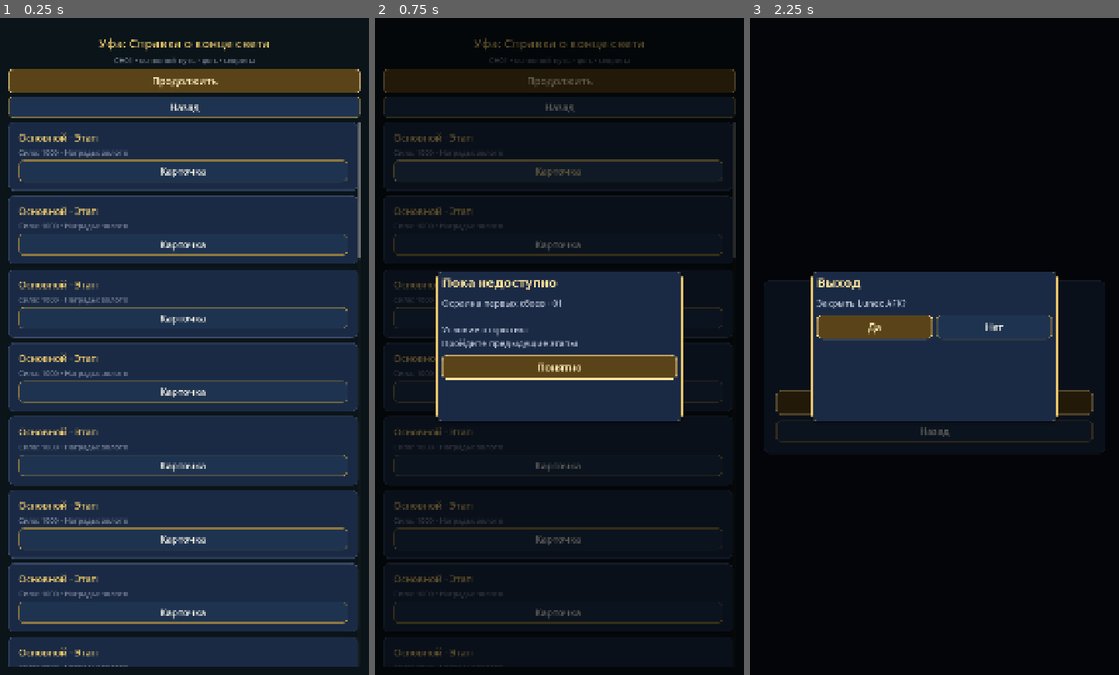
Above: before the commit, frames 1-3 (left to right).
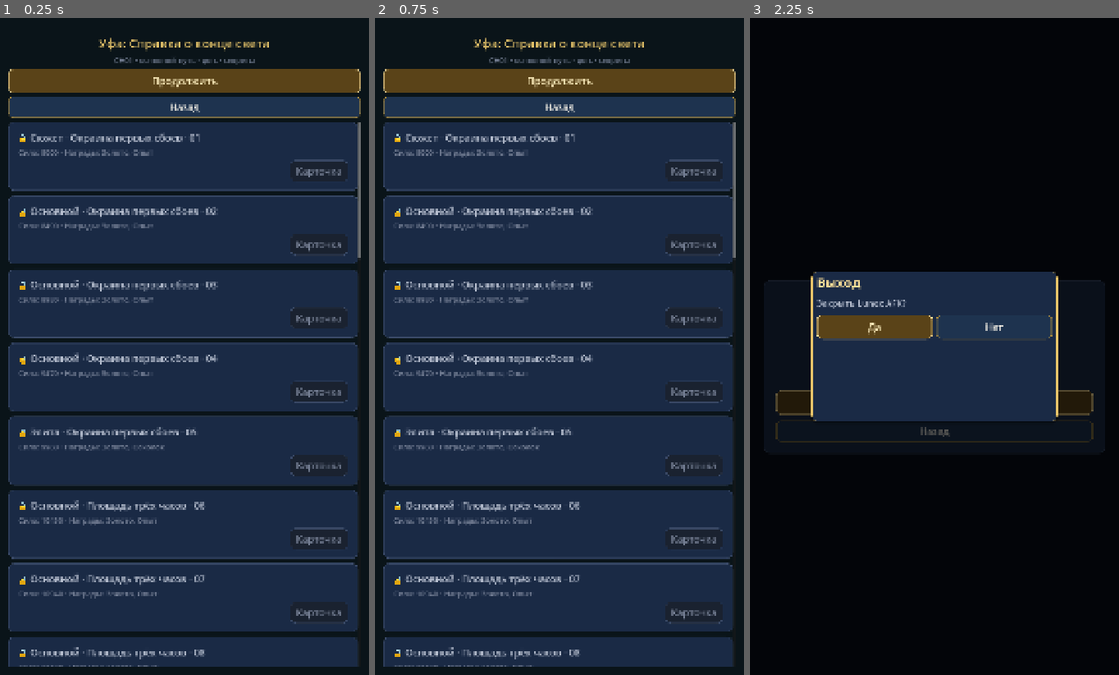
Above: after the commit, the same moments.

Repository: maillunex-lang/number5
Game: Godot game, scene res://scenes/map/chapter_map.tscn
The game is run twice, just before and just after one commit, with the same random seed, the same clock (stepped at 60 frames per second) and the same inputs. This scene is started directly instead of the project's main scene.
Inputs (mouse positions are in pixels of both pictures, inside the frame that each line leads up to):
- Up to frame 1 (0.25 s): no input
- Up to frame 2 (0.75 s): click (559, 169) at 0.5 s, where only the run before the commit has a clickable "Карточка"
- Up to frame 3 (2.25 s): click (934, 366) at 1.25 s, where only the run before the commit has a clickable "Понятно"; click "Продолжить" at 2 s

The runs differ from the first frame. In frame 1, 9.5% of the frame differs, in the area x 4-95%, y 17-99%; in frame 2, 69%, in the area x 2-98%, y 3-99%; in frame 3, nothing differs.

Commit message:
Fix MAP-01 stage list bind, squad power, and scroll
StageListItem applied data before enter-tree so rows kept placeholders;
server heroes forced power=0; full-width Card button ate touch drags.

Co-authored-by: maillunex-lang <maillunex-lang@users.noreply.github.com>

Diff:
--- a/scenes/map/chapter_map.gd
+++ b/scenes/map/chapter_map.gd
@@ -27,7 +27,8 @@
 
 func _rebuild() -> void:
 	for c in _list.get_children():
-		c.queue_free()
+		_list.remove_child(c)
+		c.free()
 	var region := str(_payload.get("region_id", DemoData.campaign_progress.get("chapter_id", "CH01")))
 	var stages: Array = DemoData.campaign_progress["stages"]
 	var item_scene: PackedScene = load(STAGE_ITEM)
@@ -37,12 +38,11 @@
 		if cid != "" and cid != region and not str(s.get("id", "")).begins_with(region):
 			continue
 		var item: StageListItem = item_scene.instantiate()
-		item.set_stage(s)
-		var sid: String = str(s.id)
-		var state: String = str(s.state)
+		var sid: String = str(s.get("id", ""))
+		var state: String = str(s.get("state", "locked"))
 		item.open_pressed.connect(func(id):
 			if state == "locked":
-				ModalManager.push_locked(str(s.name), str(s.get("reveal_hint", "Пройдите предыдущие этапы")))
+				ModalManager.push_locked(str(s.get("name", "")), str(s.get("reveal_hint", "Пройдите предыдущие этапы")))
 				return
 			ScreenRouter.go("MAP-02", {"stage_id": id if id != "" else sid})
 		)
@@ -50,6 +50,7 @@
 			ScreenRouter.go("MAP-02", {"stage_id": id if id != "" else sid})
 		)
 		_list.add_child(item)
+		item.set_stage(s)
 
 func _continue() -> void:
 	var cur: String = DemoData.campaign_progress["current_stage"]
--- a/scenes/ui/components/stage_list_item.tscn
+++ b/scenes/ui/components/stage_list_item.tscn
@@ -43,17 +43,22 @@
 layout_mode = 2
 theme_override_constants/separation = 10
 
-[node name="OpenBtn" type="Button" parent="Pad/Col/Row"]
-custom_minimum_size = Vector2(0, 52)
+[node name="DragPad" type="Control" parent="Pad/Col/Row"]
 layout_mode = 2
 size_flags_horizontal = 3
+mouse_filter = 2
+
+[node name="OpenBtn" type="Button" parent="Pad/Col/Row"]
+custom_minimum_size = Vector2(168, 52)
+layout_mode = 2
+size_flags_horizontal = 0
 theme_type_variation = &"GameButton"
 text = "Карточка"
 
 [node name="FightBtn" type="Button" parent="Pad/Col/Row"]
 visible = false
-custom_minimum_size = Vector2(0, 52)
+custom_minimum_size = Vector2(140, 52)
 layout_mode = 2
-size_flags_horizontal = 3
+size_flags_horizontal = 0
 theme_type_variation = &"GoldButton"
 text = "В бой"
--- a/scripts/autoload/demo_data.gd
+++ b/scripts/autoload/demo_data.gd
@@ -47,26 +47,20 @@
 	var catalog: Dictionary = {}
 	for raw in ContentPackageLoader.heroes_pack.get("heroes", []):
 		catalog[str(raw.get("id", ""))] = raw
-	_load_heroes()
-	var templates: Dictionary = {}
-	for h in heroes:
-		templates[str(h["id"])] = h
 	heroes.clear()
 	for owned in collection.get("heroes", []):
 		var hid := str(owned.get("hero_id", ""))
-		if not templates.has(hid):
-			continue
-		var h: Dictionary = templates[hid].duplicate(true)
-		h["level"] = int(owned.get("level", 1))
-		h["stars"] = int(owned.get("stars", 1))
-		h["power"] = 0 # no server-authoritative power stat yet
-		heroes.append(h)
+		if not catalog.has(hid):
+			continue
+		var level := int(owned.get("level", 1))
+		var stars := int(owned.get("stars", 1))
+		heroes.append(_build_hero(catalog[hid], level, stars))
 	selected_hero_id = str(heroes[0]["id"]) if not heroes.is_empty() else ""
 	var raw_slots: Array = formation.get("slots", [])
 	squad_slots = ["", "", "", "", ""]
 	for i in range(mini(5, raw_slots.size())):
 		var hid := str(raw_slots[i])
-		if templates.has(hid) and get_hero(hid) != {}:
+		if catalog.has(hid) and get_hero(hid) != {}:
 			squad_slots[i] = hid
 	_load_campaign()
 	campaign_progress["current_stage"] = str(progress.get("current_stage", ""))
@@ -111,42 +105,55 @@
 	var raw: Array = ContentPackageLoader.heroes_pack.get("heroes", [])
 	for item in raw:
 		var h: Dictionary = item
-		var level := int(h.get("level", 1))
-		var stars := int(h.get("stars", 1))
-		var tint := Color(str(h.get("tint", "#888888")))
-		var base: Dictionary = h.get("base_stats", {})
-		var hp := int(base.get("hp", 1000 + level * 80 + stars * 200))
-		var atk := int(base.get("atk", 120 + level * 12 + stars * 30))
-		var defense := int(base.get("def", 80 + level * 8))
-		# Масштаб L1 → текущий уровень (формулы канона, предварительные).
-		if base.has("hp"):
-			hp = int(round(float(base["hp"]) * (1.0 + 0.075 * float(level - 1))))
-			atk = int(round(float(base["atk"]) * (1.0 + 0.060 * float(level - 1))))
-			defense = int(round(float(base["def"]) * (1.0 + 0.055 * float(level - 1))))
-		heroes.append({
-			"id": str(h.get("id", "")),
-			"name": str(h.get("name", "")),
-			"class": str(h.get("class", "")),
-			"role": str(h.get("role", "")),
-			"faction": str(h.get("faction", "")),
-			"faction_id": str(h.get("faction_id", "")),
-			"rarity": str(h.get("rarity", "common")),
-			"tint": tint,
-			"level": level,
-			"stars": stars,
-			"power": int(h.get("power", 1000)),
-			"hp": hp,
-			"atk": atk,
-			"def": defense,
-			"spd": int(base.get("spd", 80)),
-			"energy": int(base.get("energy", 0)),
-			"favorite": bool(h.get("favorite", false)),
-			"skills": h.get("skills", []),
-			"quote": str(h.get("quote", "")),
-			"personality": str(h.get("personality", "")),
-			"equip": {"weapon": "", "armor": "", "acc": ""},
-		})
-
+		heroes.append(_build_hero(h, int(h.get("level", 1)), int(h.get("stars", 1))))
+
+func _build_hero(raw: Dictionary, level: int, stars: int) -> Dictionary:
+	var tint := Color(str(raw.get("tint", "#888888")))
+	var base: Dictionary = raw.get("base_stats", {})
+	var hp := int(base.get("hp", 1000 + level * 80 + stars * 200))
+	var atk := int(base.get("atk", 120 + level * 12 + stars * 30))
+	var defense := int(base.get("def", 80 + level * 8))
+	# Масштаб L1 → текущий уровень (формулы канона, предварительные).
+	if base.has("hp"):
+		hp = int(round(float(base["hp"]) * (1.0 + 0.075 * float(level - 1))))
+		atk = int(round(float(base["atk"]) * (1.0 + 0.060 * float(level - 1))))
+		defense = int(round(float(base["def"]) * (1.0 + 0.055 * float(level - 1))))
+	var pkg_level := maxi(1, int(raw.get("level", 1)))
+	var pkg_stars := maxi(1, int(raw.get("stars", 1)))
+	var pkg_power := int(raw.get("power", 0))
+	var power := pkg_power
+	if pkg_power > 0:
+		# Клиентская оценка: сервер пока не отдаёт power.
+		power = maxi(1, int(round(
+			float(pkg_power)
+			* (1.0 + 0.05 * float(level - pkg_level))
+			* (1.0 + 0.04 * float(stars - pkg_stars))
+		)))
+	else:
+		power = int(hp / 10.0) + atk * 2 + defense
+	return {
+		"id": str(raw.get("id", "")),
+		"name": str(raw.get("name", "")),
+		"class": str(raw.get("class", "")),
+		"role": str(raw.get("role", "")),
+		"faction": str(raw.get("faction", "")),
+		"faction_id": str(raw.get("faction_id", "")),
+		"rarity": str(raw.get("rarity", "common")),
+		"tint": tint,
+		"level": level,
+		"stars": stars,
+		"power": power,
+		"hp": hp,
+		"atk": atk,
+		"def": defense,
+		"spd": int(base.get("spd", 80)),
+		"energy": int(base.get("energy", 0)),
+		"favorite": bool(raw.get("favorite", false)),
+		"skills": raw.get("skills", []),
+		"quote": str(raw.get("quote", "")),
+		"personality": str(raw.get("personality", "")),
+		"equip": {"weapon": "", "armor": "", "acc": ""},
+	}
 func _load_equipment() -> void:
 	equipment_pool.clear()
 	for e in ContentPackageLoader.heroes_pack.get("equipment", []):
--- a/scripts/ui/components/stage_list_item.gd
+++ b/scripts/ui/components/stage_list_item.gd
@@ -20,6 +20,7 @@
 
 var stage_id: String = ""
 var _locked: bool = false
+var _pending: Dictionary = {}
 
 @onready var _title: Label = $Pad/Col/Title
 @onready var _meta: Label = $Pad/Col/Meta
@@ -29,6 +30,17 @@
 
 func _ready() -> void:
 	theme_type_variation = &"GamePanel"
+	# Let ScrollContainer receive vertical drag on the row chrome; only buttons capture taps.
+	mouse_filter = Control.MOUSE_FILTER_IGNORE
+	var pad := get_node_or_null("Pad") as Control
+	if pad:
+		pad.mouse_filter = Control.MOUSE_FILTER_IGNORE
+	var col := get_node_or_null("Pad/Col") as Control
+	if col:
+		col.mouse_filter = Control.MOUSE_FILTER_IGNORE
+	var row := get_node_or_null("Pad/Col/Row") as Control
+	if row:
+		row.mouse_filter = Control.MOUSE_FILTER_IGNORE
 	if Engine.is_editor_hint():
 		if _title:
 			_title.text = title_text
@@ -39,12 +51,30 @@
 		_open.pressed.connect(_on_open)
 	if _fight and not _fight.pressed.is_connected(_on_fight):
 		_fight.pressed.connect(_on_fight)
+	if not _pending.is_empty():
+		_apply_stage(_pending)
+		_pending = {}
 
 func set_stage(data: Dictionary) -> void:
 	stage_id = str(data.get("id", ""))
+	if _title == null:
+		_pending = data.duplicate(true)
+		return
+	_apply_stage(data)
+
+func _apply_stage(data: Dictionary) -> void:
+	stage_id = str(data.get("id", ""))
 	var state: String = str(data.get("state", "locked"))
 	_locked = state == "locked"
-	var type_map := {"main": "Основной", "side": "Доп.", "secret": "Секрет"}
+	var type_map := {
+		"main": "Основной",
+		"story": "Сюжет",
+		"side": "Доп.",
+		"secret": "Секрет",
+		"elite": "Элита",
+		"boss": "Босс",
+		"final_boss": "Финал",
+	}
 	var type_key := str(data.get("type", "main"))
 	var type_label: String = str(type_map.get(type_key, type_key))
 	var title: String = "%s · %s" % [type_label, str(data.get("name", ""))]
@@ -52,22 +82,33 @@
 		title = "🔒 " + title
 	elif state == "cleared":
 		title = "✓ " + title
+	elif state == "current":
+		title = "▶ " + title
+	title_text = title
 	if _title:
 		_title.text = title
-		_title.add_theme_color_override("font_color", LunexColors.GOLD if state == "available" else LunexColors.TEXT_SECONDARY)
+		var accent := state == "available" or state == "current"
+		_title.add_theme_color_override("font_color", LunexColors.GOLD if accent else LunexColors.TEXT_SECONDARY)
 	var rewards: Array = data.get("rewards", [])
+	var reward_bits: PackedStringArray = PackedStringArray()
+	for r in rewards:
+		if typeof(r) == TYPE_DICTIONARY:
+			reward_bits.append(str(r.get("name", r.get("id", r))))
+		else:
+			reward_bits.append(str(r))
+	meta_text = "Сила: %d · Награды: %s" % [int(data.get("power", 0)), ", ".join(reward_bits)]
 	if _meta:
-		_meta.text = "Сила: %d · Награды: %s" % [int(data.get("power", 0)), ", ".join(PackedStringArray(rewards))]
+		_meta.text = meta_text
 	var hint := str(data.get("reveal_hint", ""))
 	if _hint:
 		_hint.visible = _locked and hint != ""
 		_hint.text = hint
 	if _open:
 		_open.disabled = _locked and type_key != "secret"
-		if type_key == "secret" and _locked and state != "available":
+		if type_key == "secret" and _locked and state != "available" and state != "current":
 			_open.disabled = true
 	if _fight:
-		_fight.visible = state == "available"
+		_fight.visible = state == "available" or state == "current"
 
 func _on_open() -> void:
 	open_pressed.emit(stage_id)
Not shown, changed: docs/AI_HANDOFF.md
Not shown, changed: docs/ROADMAP.md
Not shown, changed: docs/STATUS.md
